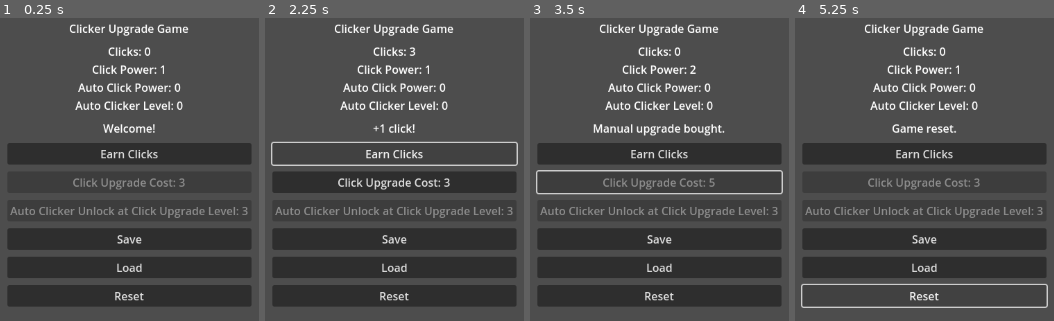
Above: before the commit, frames 1-4 (left to right).
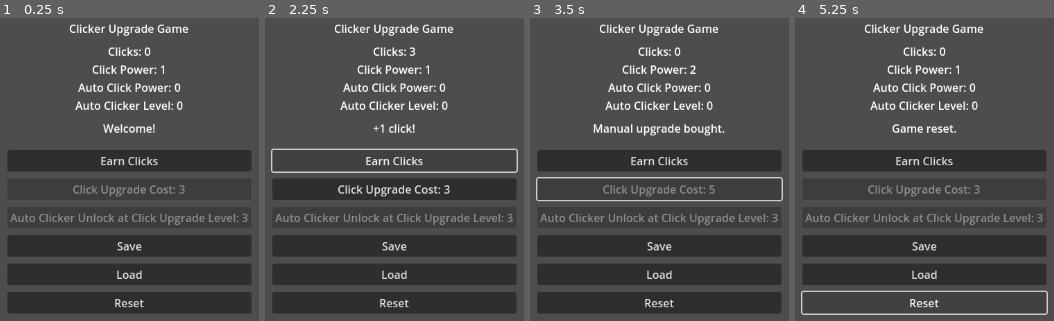
Above: after the commit, the same moments.

Repository: fehudma/godot_projects
Game: Godot game, scene res://Scenes/main.tscn
Two runs of this game, one before a commit and one after it. Both use one fixed random seed, a clock stepped at 60 frames per second and the inputs below.
Inputs:
- Up to frame 1 (0.25 s): no input
- Up to frame 2 (2.25 s): click "Earn Clicks" at 0.5 s; click "Earn Clicks" at 1.25 s; click "Earn Clicks" at 2 s
- Up to frame 3 (3.5 s): click "Click Upgrade Cost: 3" at 2.75 s
- Up to frame 4 (5.25 s): click "Save" at 3.5 s; click "Load" at 4.25 s; click "Reset" at 5 s

The runs differ from the first frame. In frame 1, 20% of the frame differs, in the area x 3-97%, y 41-98%; in frame 2, 22%, in the area x 2-98%, y 40-98%; in frame 3, 22%; in frame 4, 18%.

Commit message:
added TabContainer

Diff:
--- a/Scenes/main.tscn
+++ b/Scenes/main.tscn
@@ -38,6 +38,9 @@
 text = "Welcome!"
 horizontal_alignment = 1
 
+[node name="TabContainer" type="TabContainer" parent="VBoxContainer"]
+layout_mode = 2
+
 [node name="ClickButton" type="Button" parent="VBoxContainer"]
 layout_mode = 2
 text = "Earn Clicks"
